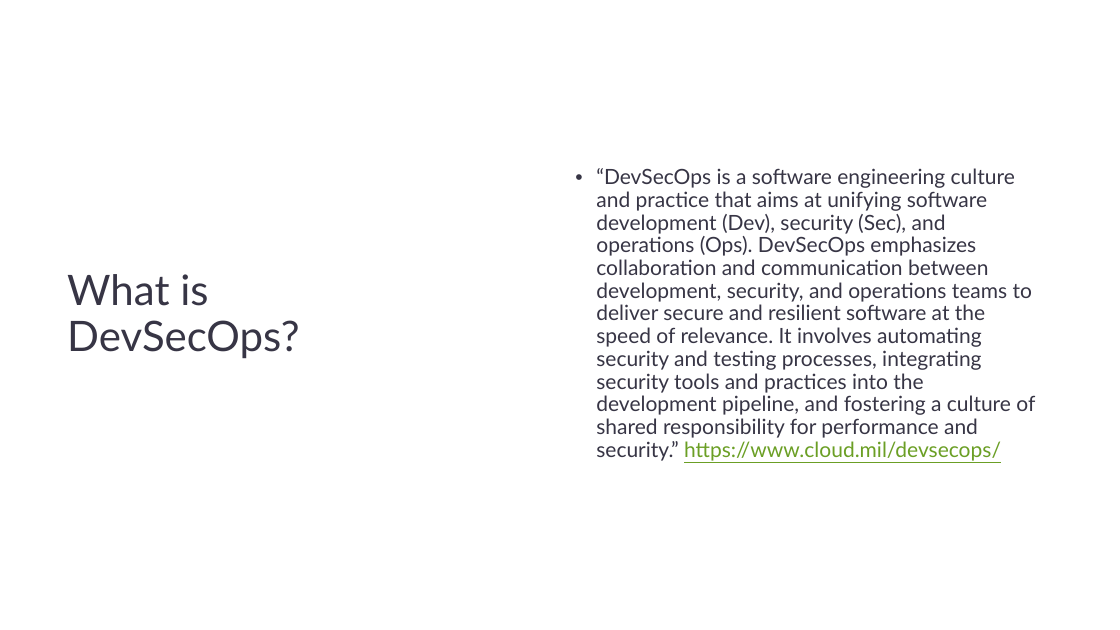
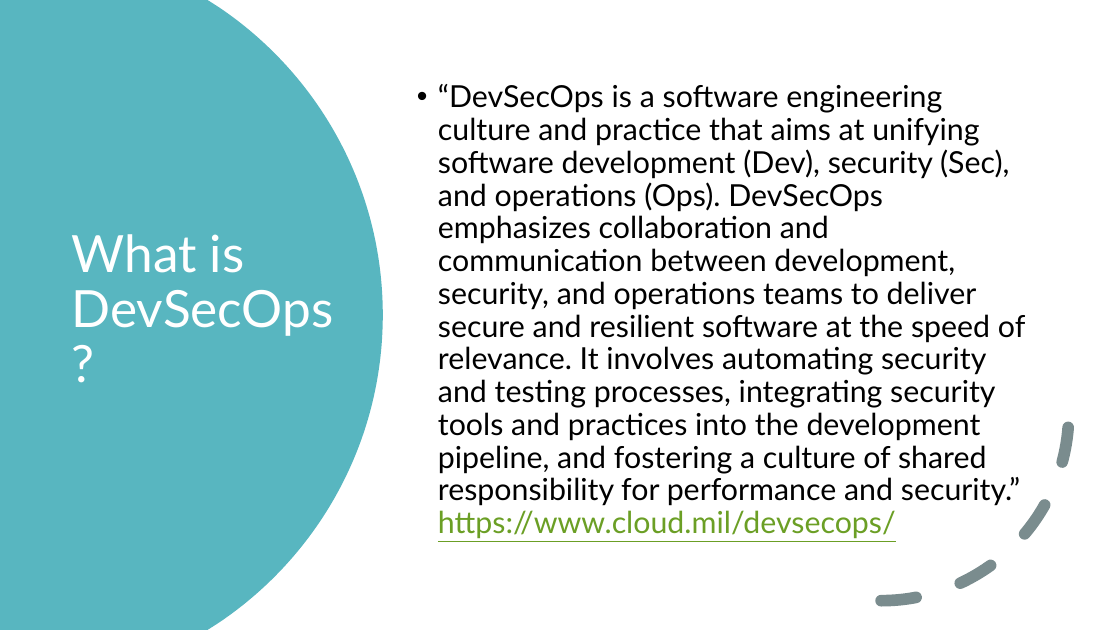
Before and after one commit to seanherbert105/DevSecOps-Course, a slide deck: slide 5 of presentation/DevSecOps Course.pptx. Drawn at 1120x630 pixels with LibreOffice and Linux fonts; fonts in the diff are those of the drawing. Boxes give left, top, right and bottom in pixels: in the first picture for what was removed or moved away, otherwise in the second. Text is boxed around its words. In the diff, an @@ line names an element or a change of style, - is before the commit and + after.

```diff
--- a/presentation/DevSecOps Course.pptx
+++ b/presentation/DevSecOps Course.pptx
@@ freeform shape added at bbox=[0, 0, 383, 630], fill #58B6C0 @@
@@ text "“DevSecOps is a software engineering ...": place and size @@
-text "“DevSecOps is a software engineering ..." at bbox=[596, 168, 1035, 461]
+text "“DevSecOps is a software engineering ..." at bbox=[438, 84, 1025, 539]
@@ text "“DevSecOps is a software engineering ..." at bbox=[438, 84, 1025, 539]: size 18 to 26 pt, text colour #373545 to #000000 @@
@@ title "What is DevSecOps?": place and size @@
-title "What is DevSecOps?" at bbox=[67, 274, 299, 359]
+title "What is DevSecOps?" at bbox=[71, 234, 333, 336]
@@ title "What is DevSecOps?" at bbox=[71, 234, 333, 336]: size 36 to 44 pt, text colour #373545 to #FFFFFF @@
@@ arc (boxed as its full ellipse) added at bbox=[694, 226, 1070, 602], outline #7A8C8E 10 pt dashed @@
```
Also in this commit, not shown: 11 other slides changed, 2 slides added, 5 slides removed.
